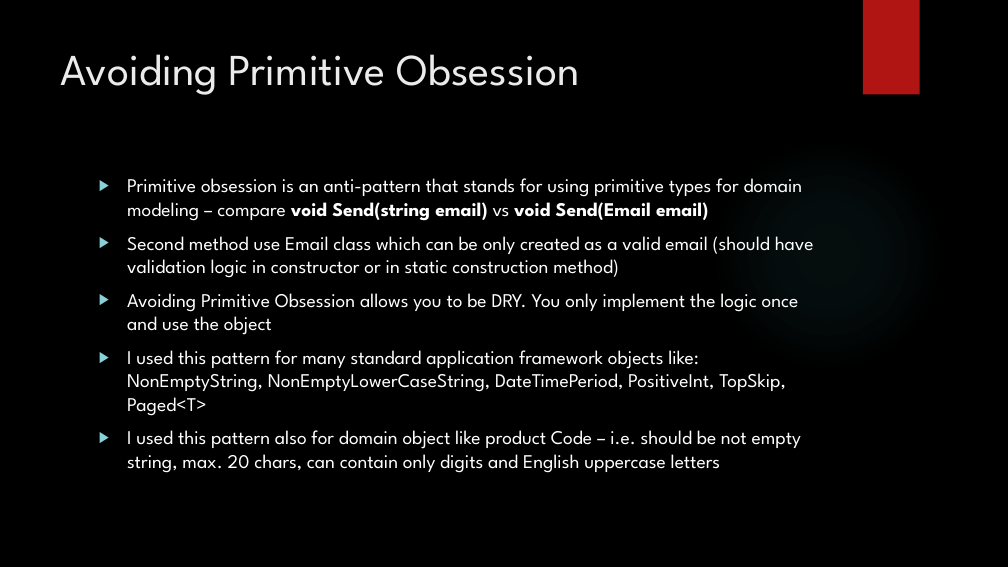
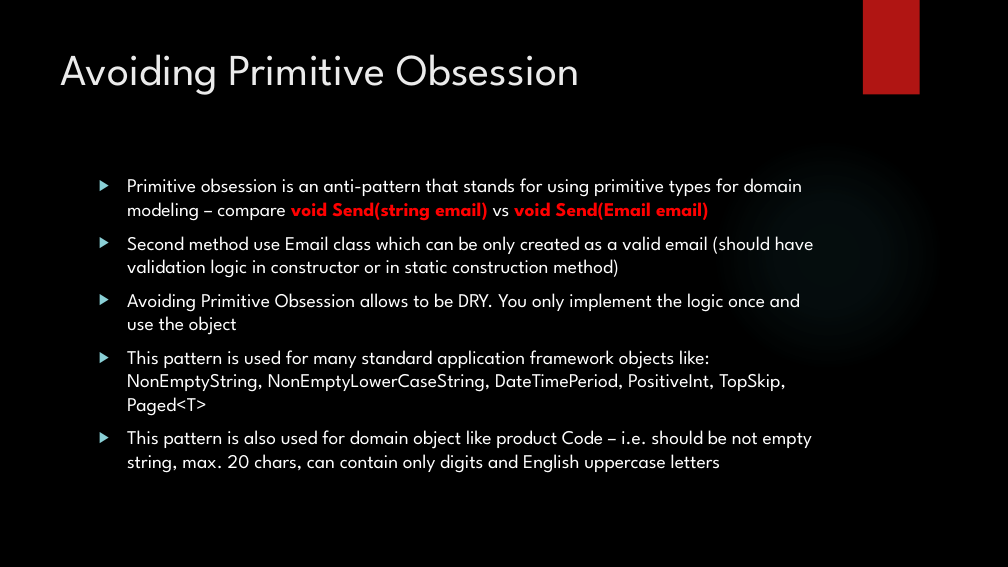
Before and after one commit to tomekjanicki/fpdemo, a slide deck: slide 9 of Presentation.pptx. Drawn at 1008x567 pixels with LibreOffice and Linux fonts; fonts in the diff are those of the drawing; background and template pictures are left out. Boxes give left, top, right and bottom in pixels: in the first picture for what was removed or moved away, otherwise in the second. Text is boxed around its words. In the diff, an @@ line names an element or a change of style, - is before the commit and + after.

Commit message:
updating presentation

```diff
--- a/Presentation.pptx
+++ b/Presentation.pptx
@@ text at (x1=127, y1=178, x2=803, y2=221): text colour #FFFFFF to #FF0000 in "void Send(string email) void Send(Email email)" @@
@@ text at (x1=127, y1=293, x2=812, y2=473): text changed @@
-▶ Avoiding Primitive Obsession allows you to be DRY. You only implement the logic once and use the object
-▶ I used this pattern for many standard application framework objects like: NonEmptyString, NonEmptyLowerCaseString, DateTimePeriod, PositiveInt, TopSkip, Paged<T>
-▶ I used this pattern also for domain object like product Code – i.e. should be not empty string, max. 20 chars, can contain only digits and English uppercase letters
+▶ Avoiding Primitive Obsession allows to be DRY. You only implement the logic once and use the object
+▶ This pattern is used for many standard application framework objects like: NonEmptyString, NonEmptyLowerCaseString, DateTimePeriod, PositiveInt, TopSkip, Paged<T>
+▶ This pattern is also used for domain object like product Code – i.e. should be not empty string, max. 20 chars, can contain only digits and English uppercase letters
```
Also in this commit, not shown: 9 other slides changed, 1 slide added, 1 slide removed.
